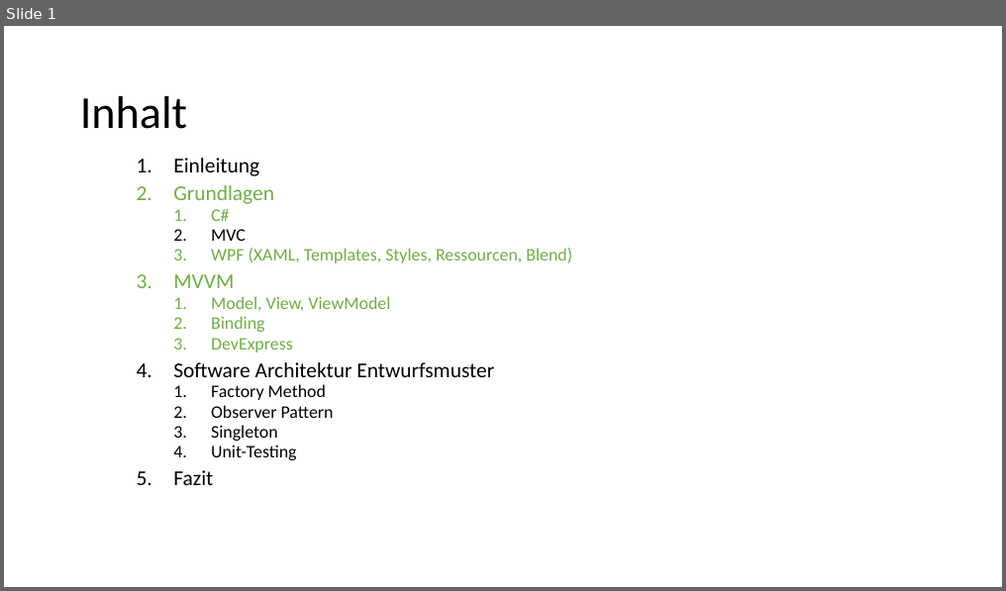
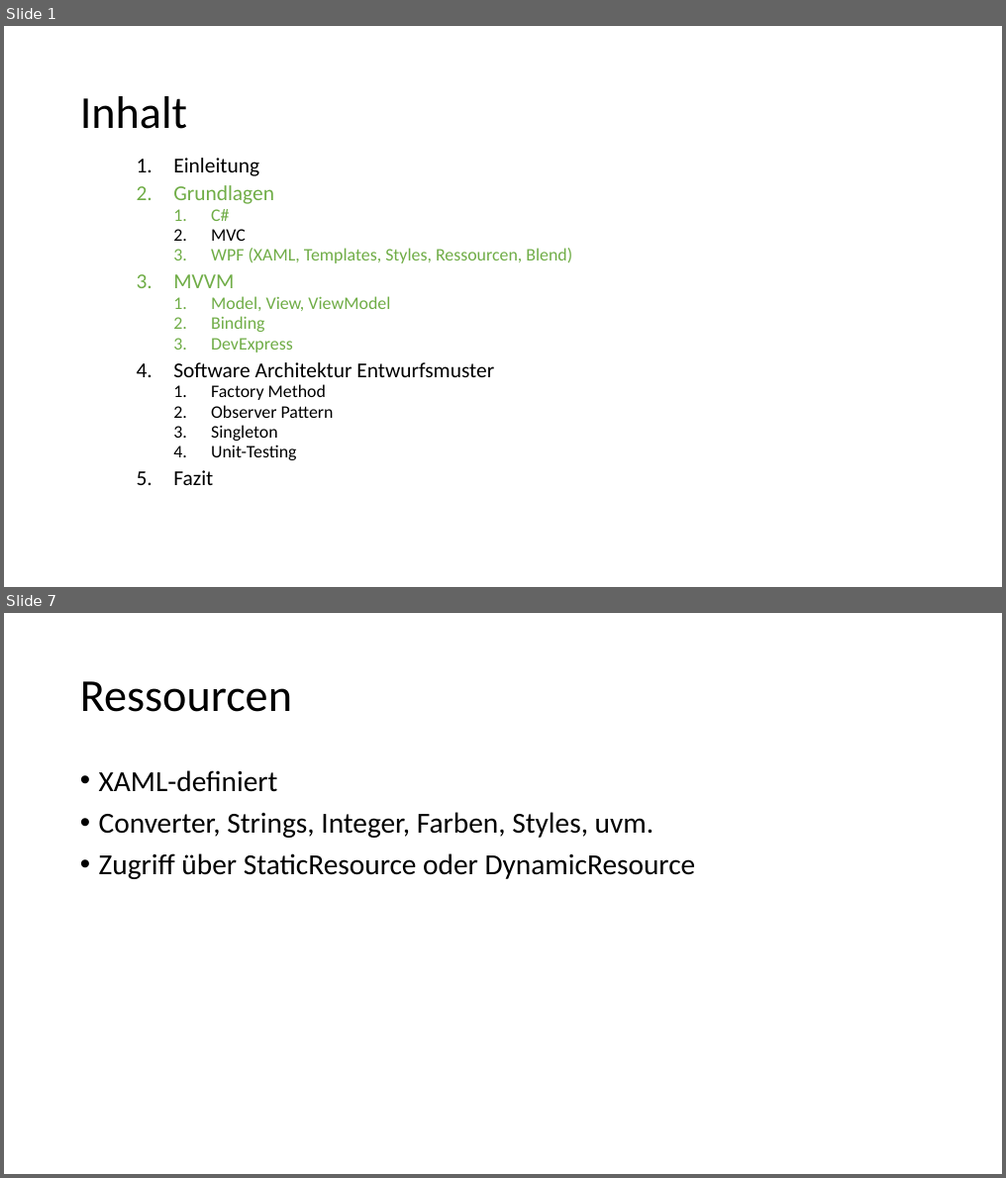
Before and after one commit to Steffen543/InformatikSeminarDemo, a slide deck: Präsentation_Steffen.pptx. Shown one above the other, each under a label of ours: slide 1 before the commit, slides 1 and 7 after it; the slides between them are not shown. The pictures are 1006x591 and 1006x1178 pixels, drawn with LibreOffice and Linux fonts; fonts in the diff are those of the drawing. Boxes give left, top, right and bottom in pixels: in the first picture for what was removed or moved away, otherwise in the second. Text is boxed around its words. In the diff, an @@ line names an element or a change of style, - is before the commit and + after.

```diff
--- a/Präsentation_Steffen.pptx
+++ b/Präsentation_Steffen.pptx
@@ slide 7 added at (4, 613, 1002, 1174), background #FFFFFF @@
@@ title added at (80, 681, 292, 712), 44 pt, text #000000 @@
+Ressourcen
@@ text added at (99, 770, 696, 879), 28 pt, text #000000 @@
+• XAML-definiert
+• Converter, Strings, Integer, Farben, Styles, uvm.
+• Zugriff über StaticResource oder DynamicResource
```
Also in this commit, not shown: 4 slides changed, 15 other slides added, 6 slides removed, 28 other files.
